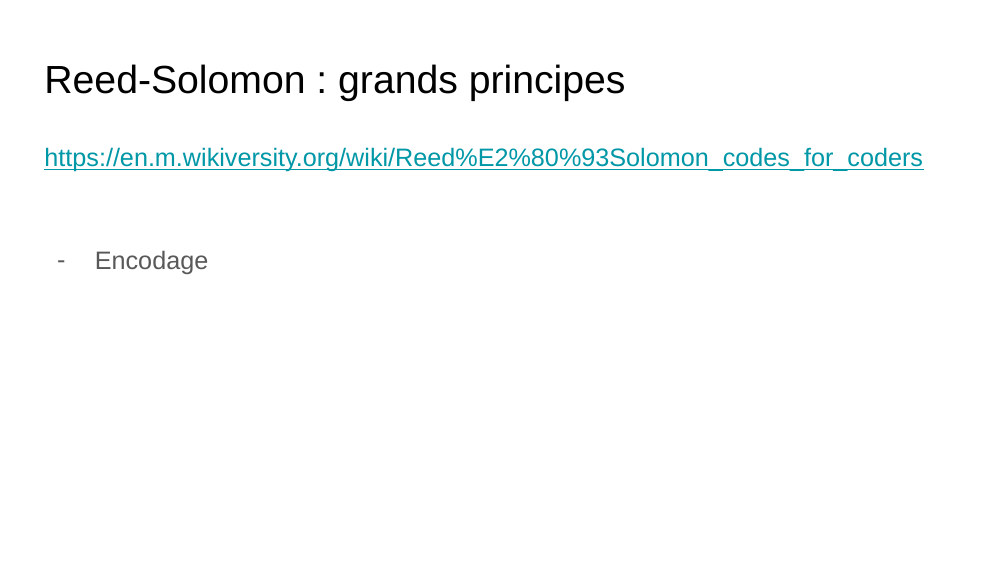
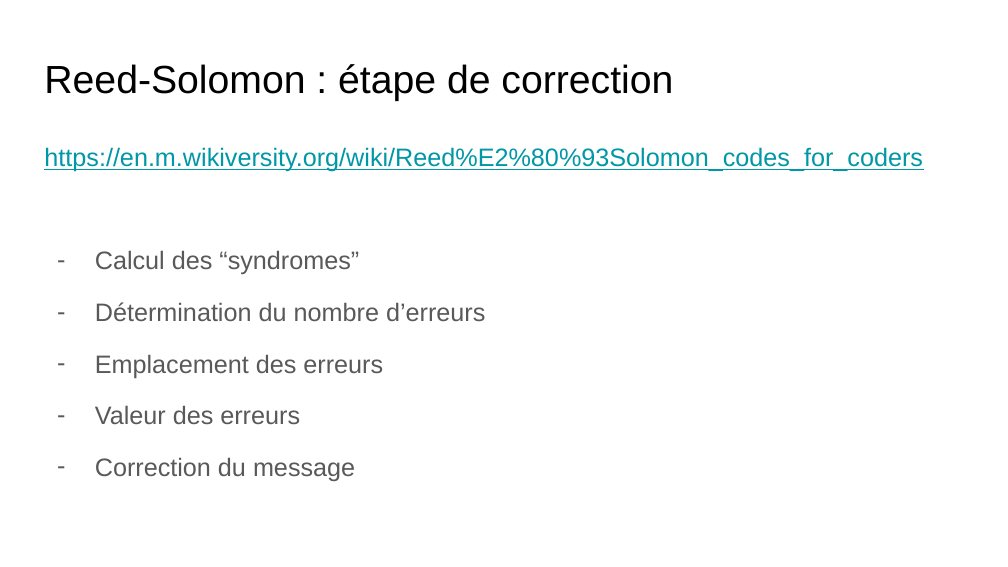
Before and after one commit to benoitmasson/qrcode-demo, a slide deck: slide 60 of slides/QR Codes.odp (slide 57 before the commit). Drawn at 1008x567 pixels with LibreOffice and Linux fonts; fonts in the diff are those of the drawing. Boxes give left, top, right and bottom in pixels: in the first picture for what was removed or moved away, otherwise in the second. Text is boxed around its words. In the diff, an @@ line names an element or a change of style, - is before the commit and + after.

```diff
--- a/slides/QR Codes.odp
+++ b/slides/QR Codes.odp
@@ title at box(44, 64, 673, 101): text changed @@
-Reed-Solomon : grands principes
+Reed-Solomon : étape de correction
@@ text at box(95, 250, 485, 481): text changed @@
-– Encodage
+– Calcul des “syndromes”
+– Détermination du nombre d’erreurs
+– Emplacement des erreurs
+– Valeur des erreurs
+– Correction du message
```
Also in this commit, not shown: 18 other slides changed, 5 slides added, 2 slides removed, 1 other file.
